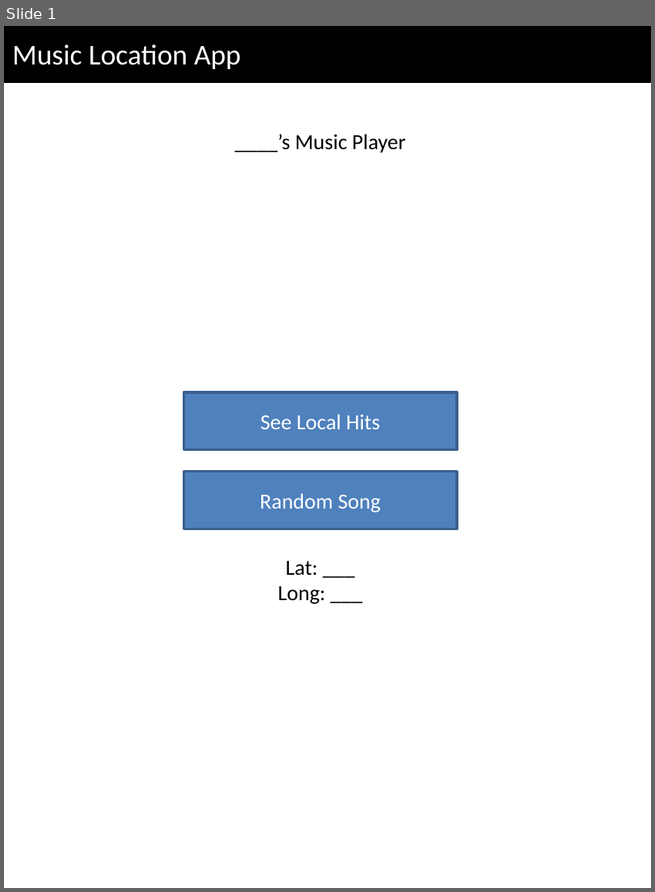
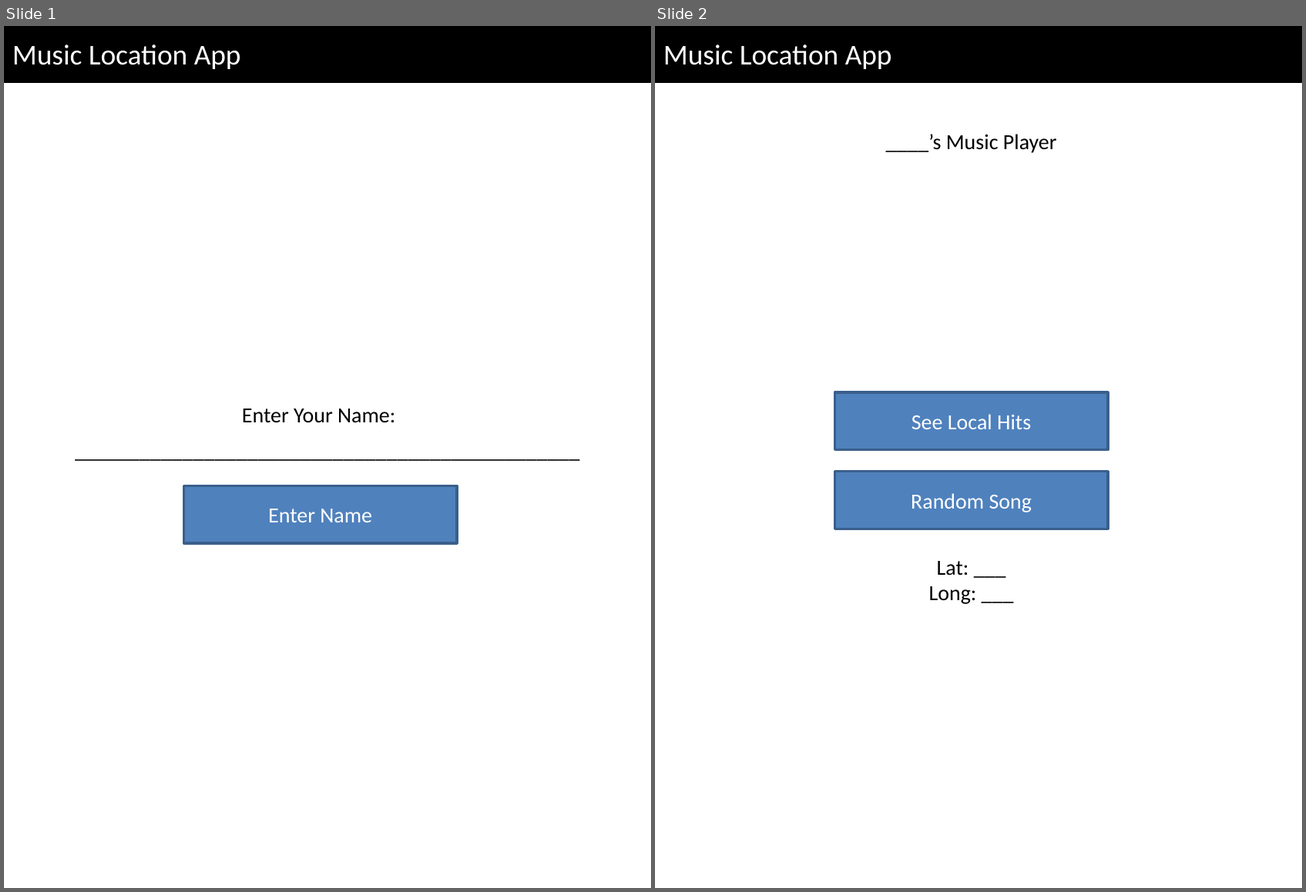
Before and after one commit to Ra1nWarden/CS4720_Mobile_Apps, a slide deck: Wireframe2.pptx. Shown side by side, each under a label of ours: slide 1 before the commit, slides 1 and 2 after it. The pictures are 655x892 and 1306x892 pixels, drawn with LibreOffice and Linux fonts; fonts in the diff are those of the drawing. Boxes give left, top, right and bottom in pixels: in the first picture for what was removed or moved away, otherwise in the second. Text is boxed around its words. In the diff, an @@ line names an element or a change of style, - is before the commit and + after.

```diff
--- a/Wireframe2.pptx
+++ b/Wireframe2.pptx
@@ slide 1 added at <box>4,26,651,888</box>, background #FFFFFF @@
@@ rectangle added at <box>4,26,651,82</box>, fill #000000, outline #000000 2 pt, 24 pt, text #FFFFFF @@
+Music Location App
@@ text added at <box>242,409,395,423</box>, 18 pt, text #000000 @@
+Enter Your Name:
@@ text added at <box>47,421,608,479</box>, 18 pt, text #000000 @@
+_______________________________________________
@@ rectangle added at <box>183,486,457,543</box>, fill #4F81BD, outline #3A5F8C 2 pt, 18 pt, text #FFFFFF @@
+Enter Name
@@ what was slide 1 is now slide 2 @@
```
Also in this commit, not shown: 2 slides changed, 1 slide removed, 8 other files.
